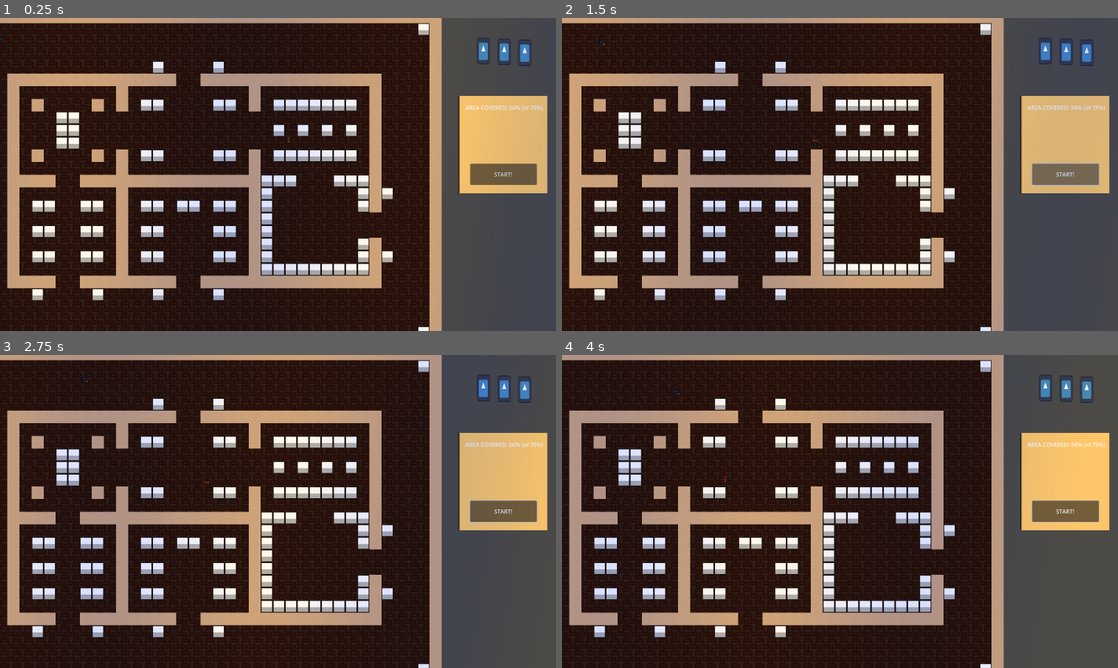
Above: before the commit, frames 1-4 (two rows, left to right).
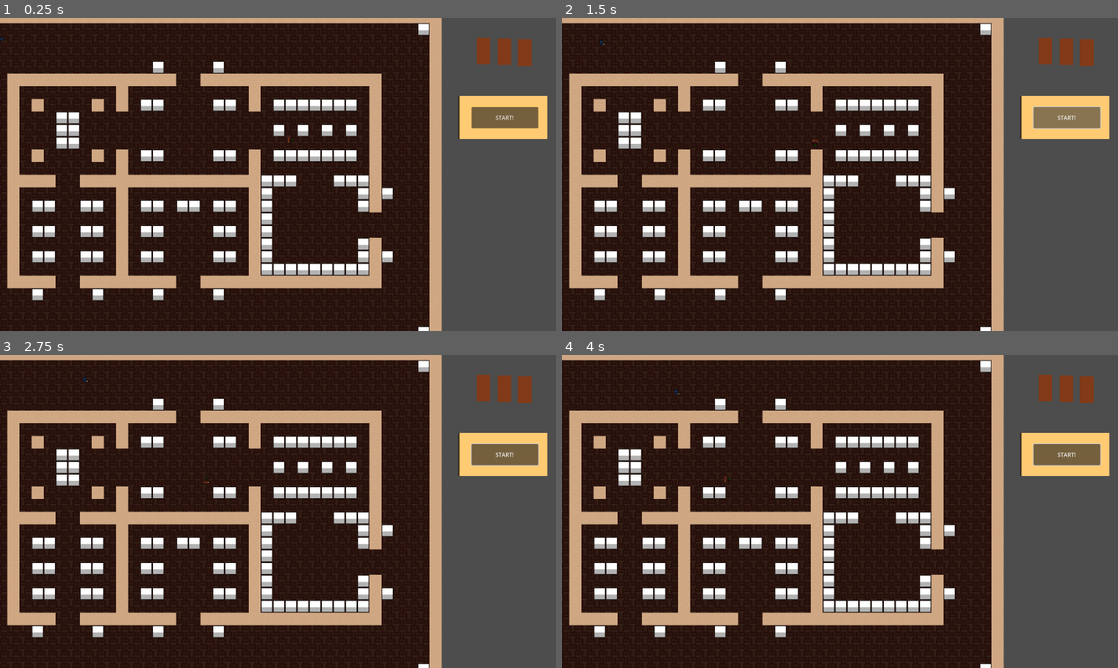
Above: after the commit, the same moments.

Repository: dareios99/berlinjam
Game: Godot game, scene res://main_level.tscn
The game is run twice, just before and just after one commit, with the same random seed, the same clock (stepped at 60 frames per second) and the same inputs. The engine's default icon, where the game draws it, is replaced by a stand-in: a white triangle on a blue panel in a dark square.
Inputs (mouse positions are in pixels of both pictures, inside the frame that each line leads up to):
- Up to frame 1 (0.25 s): no input
- Up to frame 2 (1.5 s): click "START!" at 0.5 s; click "START!" at 1.25 s
- Up to frame 3 (2.75 s): tap Enter at 2 s; move the mouse to (400, 495) at 2.02 s; hold Right from 2.03 s (still down); click (400, 495) at 2.1 s
- Up to frame 4 (4 s): tap Space at 2.75 s; move the mouse to (728, 527) at 2.77 s; release Right at 2.78 s; hold Down 2.78-3.53 s; click (728, 527) at 2.85 s; tap Enter at 3.5 s; move the mouse to (895, 442) at 3.52 s; hold Right from 3.53 s (still down); click (895, 442) at 3.6 s

The runs differ from the first frame. In frame 1, 9.3% of the frame differs, in the area x 31-99%, y 0-90%; in frame 2, 9.5%; in frame 3, 12%, in the area x 6-99%, y 0-100%; in frame 4, 12%.

Commit message:
change obstacle color

Diff:
--- a/main_level.tscn
+++ b/main_level.tscn
@@ -1,17 +1,14 @@
-
-[gd_scene load_steps=18 format=3 uid="uid://b1yd1o8ogxbay"]
+[gd_scene load_steps=21 format=3 uid="uid://b1yd1o8ogxbay"]
 
 [ext_resource type="Script" path="res://main_level.gd" id="1_78d55"]
 [ext_resource type="PackedScene" path="res://waypoint.tscn" id="4_oq586"]
 [ext_resource type="PackedScene" uid="uid://4ka7g5bbpf54" path="res://criminal.tscn" id="4_ulbpl"]
-
 [ext_resource type="Texture2D" uid="uid://cvtyiv5ldg36k" path="res://imgs/Inside Tileset.png" id="4_y34q6"]
 [ext_resource type="Script" path="res://GameMap.gd" id="5_05bvp"]
 [ext_resource type="PackedScene" uid="uid://gfpbo7ou5uj4" path="res://guard.tscn" id="5_577lp"]
 [ext_resource type="Script" path="res://RigidBody2D.gd" id="7_6138s"]
 [ext_resource type="PackedScene" uid="uid://cqv6n4k0yfpjw" path="res://shiny_object.tscn" id="7_befto"]
 [ext_resource type="Shader" path="res://post_processing.gdshader" id="7_f44i0"]
-[ext_resource type="Texture2D" uid="uid://cuus3ha26x7tj" path="res://icon.svg" id="7_sbn1h"]
 [ext_resource type="Script" path="res://StartButton.gd" id="10_hyywl"]
 
 [sub_resource type="TileSetAtlasSource" id="TileSetAtlasSource_7tqhw"]
@@ -101,8 +98,21 @@
 physics_layer_0/collision_layer = 2
 sources/1 = SubResource("TileSetAtlasSource_7tqhw")
 
+[sub_resource type="Gradient" id="Gradient_dh85k"]
+offsets = PackedFloat32Array(0, 0.011976)
+colors = PackedColorArray(0, 0, 0, 1, 0.51, 0.227715, 0.0969, 1)
+
+[sub_resource type="GradientTexture1D" id="GradientTexture1D_h3pii"]
+gradient = SubResource("Gradient_dh85k")
+
 [sub_resource type="RectangleShape2D" id="RectangleShape2D_kja5n"]
 size = Vector2(39, 77)
+
+[sub_resource type="GradientTexture1D" id="GradientTexture1D_1bmqr"]
+gradient = SubResource("Gradient_dh85k")
+
+[sub_resource type="GradientTexture1D" id="GradientTexture1D_3arn7"]
+gradient = SubResource("Gradient_dh85k")
 
 [sub_resource type="Gradient" id="Gradient_egtee"]
 offsets = PackedFloat32Array(0, 0.0179641)
@@ -164,9 +174,9 @@
 script = ExtResource("7_6138s")
 
 [node name="Sprite2D" type="Sprite2D" parent="placeable_obst/RigidBody2D"]
-position = Vector2(3.8147e-06, -3.8147e-06)
-scale = Vector2(0.296875, 0.59375)
-texture = ExtResource("7_sbn1h")
+position = Vector2(4.00543e-05, 5.00679e-06)
+scale = Vector2(0.148438, 76)
+texture = SubResource("GradientTexture1D_h3pii")
 
 [node name="CollisionShape2D" type="CollisionShape2D" parent="placeable_obst/RigidBody2D"]
 shape = SubResource("RectangleShape2D_kja5n")
@@ -177,9 +187,9 @@
 script = ExtResource("7_6138s")
 
 [node name="Sprite2D" type="Sprite2D" parent="placeable_obst/RigidBody2D2"]
-position = Vector2(3.8147e-06, -3.8147e-06)
-scale = Vector2(0.296875, 0.59375)
-texture = ExtResource("7_sbn1h")
+position = Vector2(4.48227e-05, -0.499999)
+scale = Vector2(0.15625, 77)
+texture = SubResource("GradientTexture1D_1bmqr")
 
 [node name="CollisionShape2D" type="CollisionShape2D" parent="placeable_obst/RigidBody2D2"]
 shape = SubResource("RectangleShape2D_kja5n")
@@ -190,9 +200,9 @@
 script = ExtResource("7_6138s")
 
 [node name="Sprite2D" type="Sprite2D" parent="placeable_obst/RigidBody2D3"]
-position = Vector2(3.8147e-06, -3.8147e-06)
-scale = Vector2(0.296875, 0.59375)
-texture = ExtResource("7_sbn1h")
+position = Vector2(0.500075, 3.09944e-06)
+scale = Vector2(0.152344, 76)
+texture = SubResource("GradientTexture1D_3arn7")
 
 [node name="CollisionShape2D" type="CollisionShape2D" parent="placeable_obst/RigidBody2D3"]
 shape = SubResource("RectangleShape2D_kja5n")
@@ -207,30 +217,23 @@
 mouse_filter = 1
 
 [node name="Sprite2D" type="Sprite2D" parent="ui"]
-position = Vector2(92, 181)
-scale = Vector2(1, 280.5)
+position = Vector2(92, 102.875)
+scale = Vector2(1, 124.25)
 texture = SubResource("GradientTexture1D_wfbjc")
 
 [node name="Button" type="Button" parent="ui"]
 layout_mode = 0
-offset_left = -2.0
-offset_top = 236.0
-offset_right = 190.0
-offset_bottom = 297.0
+offset_left = 2.0
+offset_top = 73.0
+offset_right = 194.0
+offset_bottom = 134.0
 text = "START!"
 script = ExtResource("10_hyywl")
 
-[node name="Label" type="Label" parent="ui"]
-layout_mode = 0
-offset_left = -16.0
-offset_top = 63.0
-offset_right = 208.0
-offset_bottom = 89.0
-text = "AREA COVERED: 56% (of 75%)"
-
 [node name="CanvasLayer" type="CanvasLayer" parent="."]
 
 [node name="ColorRect" type="ColorRect" parent="CanvasLayer"]
+visible = false
 material = SubResource("ShaderMaterial_253m4")
 anchors_preset = 15
 anchor_right = 1.0
